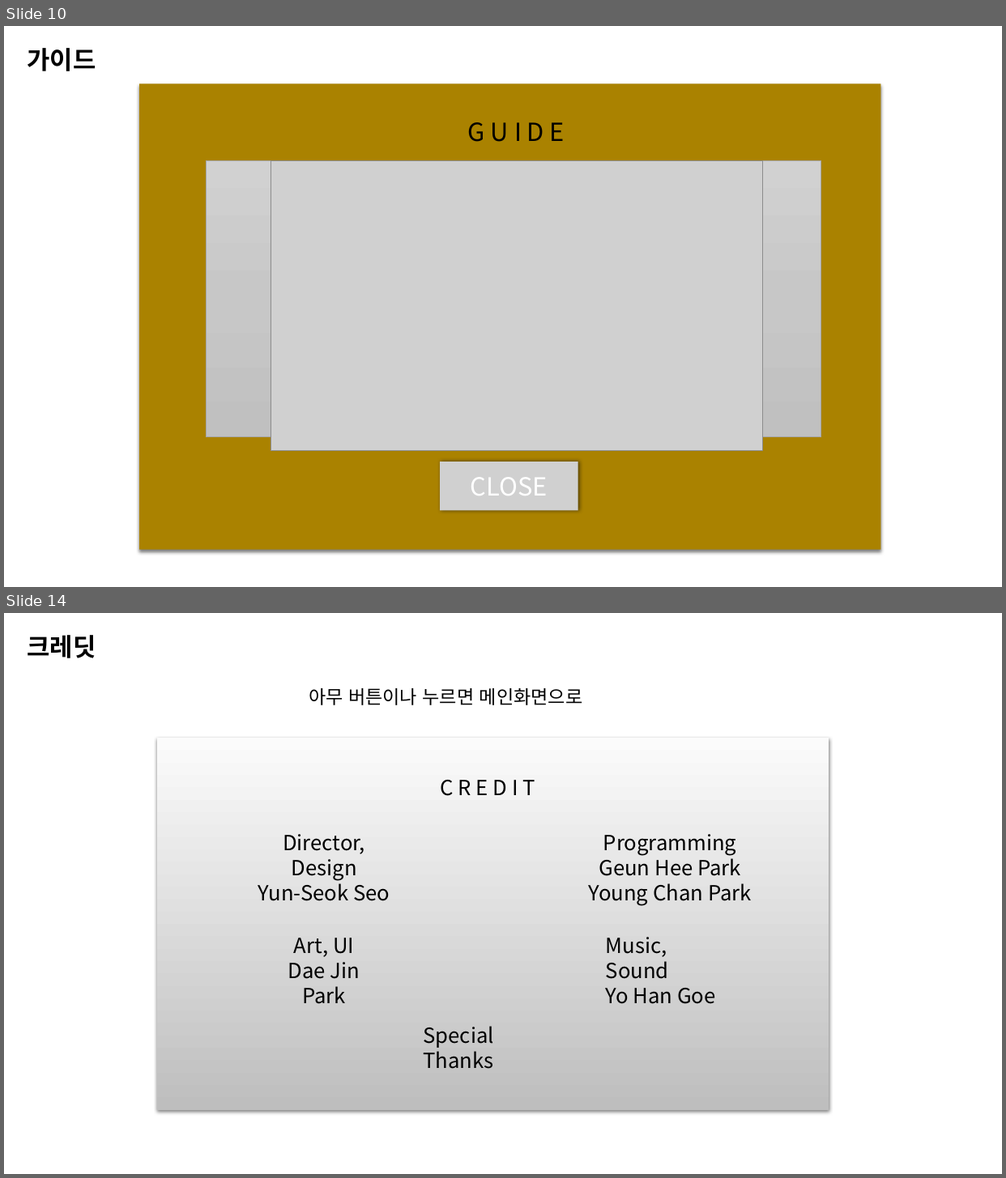
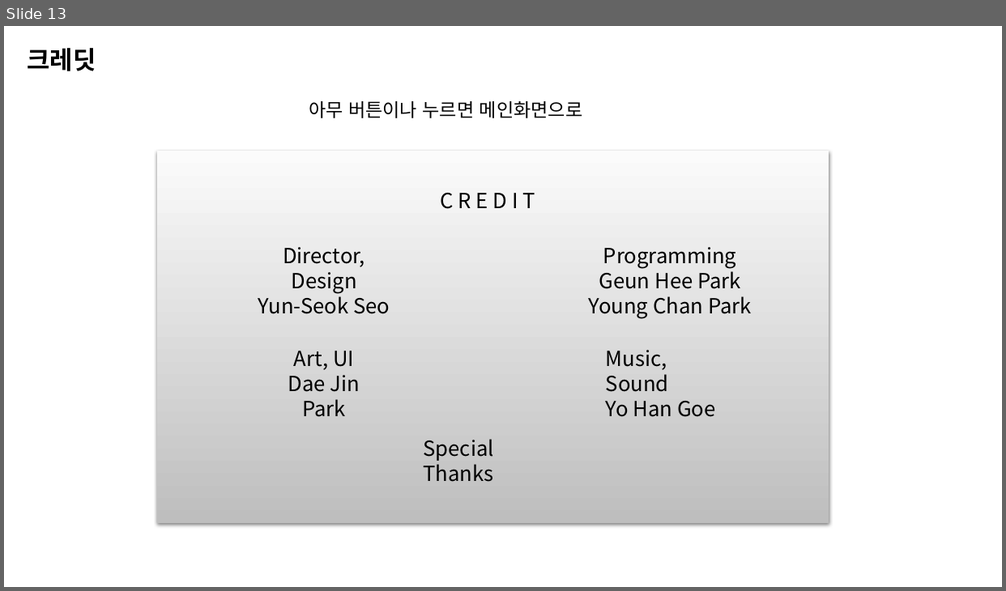
Before and after one commit to penspanic/ITWGamejam, a slide deck: Plan/Rocketman_씬&스킬구성.pptx. Shown one above the other, each under a label of ours: slides 10 and 14 before the commit, slide 13 after it; the slides between them are not shown. The pictures are 1006x1178 and 1006x591 pixels, drawn with LibreOffice and Linux fonts; fonts in the diff are those of the drawing; grey boxes stand for pictures. Boxes give left, top, right and bottom in pixels: in the first picture for what was removed or moved away, otherwise in the second. Text is boxed around its words. In the diff, an @@ line names an element or a change of style, - is before the commit and + after.

```diff
--- a/Plan/Rocketman_씬&스킬구성.pptx
+++ b/Plan/Rocketman_씬&스킬구성.pptx
@@ slide 10 removed at (x1=4, y1=26, x2=1002, y2=587), background #FFFFFF @@
@@ text removed at (x1=27, y1=48, x2=96, y2=71) @@
-가이드
@@ rectangle removed at (x1=139, y1=84, x2=881, y2=550) @@
@@ text removed at (x1=468, y1=122, x2=565, y2=142) @@
-G U I D E
@@ rectangle removed at (x1=206, y1=160, x2=820, y2=437) @@
@@ picture removed at (x1=270, y1=160, x2=762, y2=451) @@
@@ picture removed at (x1=440, y1=462, x2=578, y2=510) @@
-CLOSE
@@ what was slide 14 is now slide 13 @@
```
Also in this commit, not shown: 1 slide changed, 3 slides added, 3 other slides removed, 2 other files.
